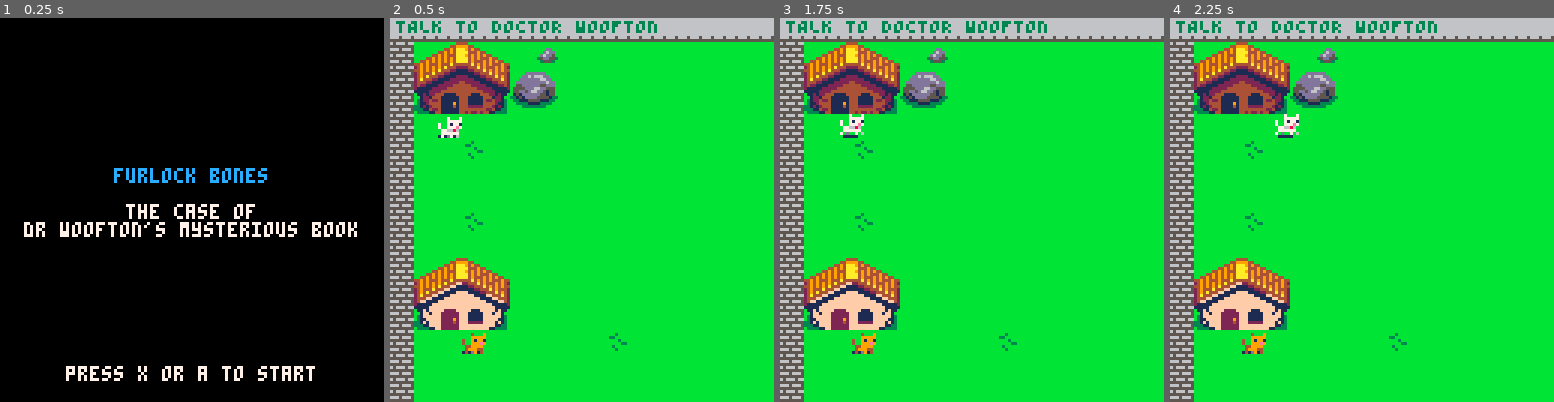
Above: before the commit, frames 1-4 (left to right).
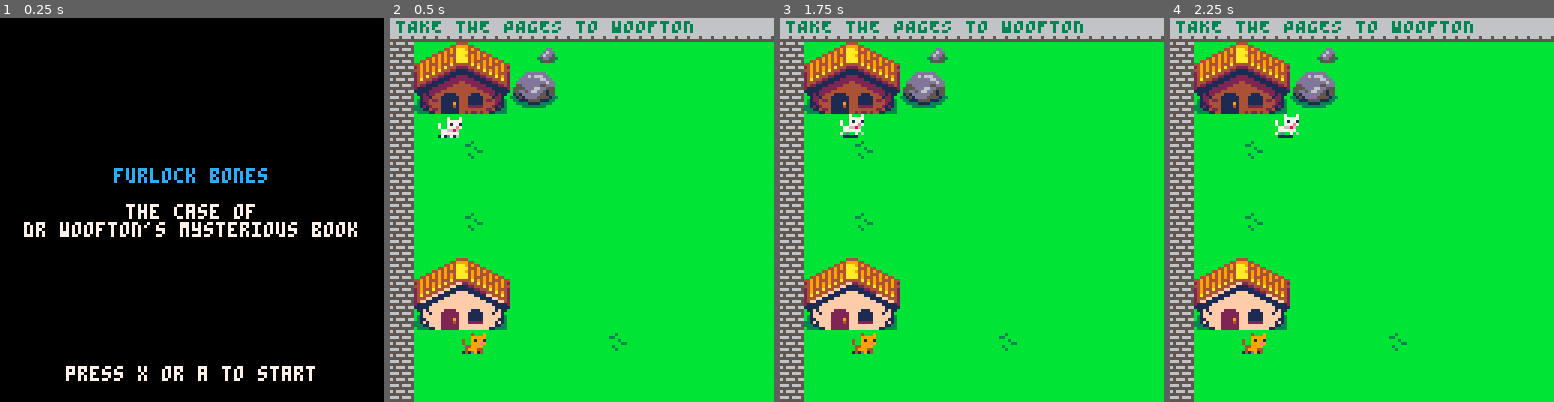
Above: after the commit, the same moments.

Repository: Mackeriah/FurlockBones-game
Game: PICO-8 cartridge furlock bones.p8
Same seed, same stepped clock (60 frames per second), same inputs: the game is played once before the commit and once after it.
Inputs:
- Up to frame 1 (0.25 s): no input
- Up to frame 2 (0.5 s): tap X (X key) at 0.33 s
- Up to frame 3 (1.75 s): tap O (Z key) at 0.7, 1.7 s; tap X (X key) at 1.07 s; hold Right from 1.6 s (still down)
- Up to frame 4 (2.25 s): tap X (X key) at 1.85 s; release Right at 2.1 s; tap O (Z key) at 2.1 s; hold Up from 2.15 s (still down)

Frame 1 is identical in both runs. In frame 2, 0.7% of the frame differs, in the area x 7-79%, y 0-4%; in frame 3, 0.7%; in frame 4, 0.7%.

Commit message:
pages can be given to woofton
#gameloop

Diff:
--- a/furlock bones.p8
+++ b/furlock bones.p8
@@ -32,7 +32,7 @@
 	init_objective()
 	lost_animals()
 	shakeAmount = 0
-	--objective.current = "TALK TO WISE OLD OWL"	-- TESTING ONLY
+	objective.current = "TAKE THE PAGES TO WOOFTON"	-- TESTING ONLY
 	--owlBookState = "going upstairs"
 	leaves = {} -- used to store leaves, obvs
 	pages = {}
@@ -177,24 +177,50 @@
 
 		-- DR WOOFTON
 		if conversation.character == "woofton" then
-			if conversation_state == "level1" then
-				new_conversation({"ruff! morning furlock!"})
-				if (btnp(❎)) then conversation_state = "woofton2" end
-
-			elseif conversation_state == "woofton2" then
-				new_conversation({"i've decided to write","a book. the main character","will be a fox."})
-				if (btnp(❎)) then conversation_state = "woofton3" end
-
-			elseif conversation_state == "woofton3" then
-				new_conversation({"but the thing is, i hardly","know anything about them!"})
-				if (btnp(❎)) then conversation_state = "woofton4" end
-
-			elseif conversation_state == "woofton4" then
-				new_conversation({"can you ask wise old owl","if he has a book","about them i could borrow?"})
-				owlGrumpy = false
-				if (btnp(❎)) then
-					conversation_state = "none"
-					objective.current = "TALK TO WISE OLD OWL"
+
+			if objective.current != "TAKE THE PAGES TO WOOFTON" then
+
+				if conversation_state == "level1" then
+					new_conversation({"ruff! morning furlock!"})
+					if (btnp(❎)) then conversation_state = "woofton2" end
+
+				elseif conversation_state == "woofton2" then
+					new_conversation({"i've decided to write","a book. the main character","will be a fox."})
+					if (btnp(❎)) then conversation_state = "woofton3" end
+
+				elseif conversation_state == "woofton3" then
+					new_conversation({"but the thing is, i hardly","know anything about them!"})
+					if (btnp(❎)) then conversation_state = "woofton4" end
+
+				elseif conversation_state == "woofton4" then
+					new_conversation({"can you ask wise old owl","if he has a book","about them i could borrow?"})
+					owlGrumpy = false
+					if (btnp(❎)) then
+						conversation_state = "none"
+						objective.current = "TALK TO WISE OLD OWL"
+					end
+				end
+			else
+				if conversation_state == "level1" then
+					new_conversation({"yip yip! hello furlock!"})
+					if (btnp(❎)) then conversation_state = "pages2" end
+
+				elseif conversation_state == "pages2" then
+					new_conversation({"you have the book!","well, pages from the book."})
+					if (btnp(❎)) then conversation_state = "pages3" end
+
+				elseif conversation_state == "pages3" then
+					new_conversation({"well pieces of pages!","i wonder if owl normally","rips his books up..."})
+					if (btnp(❎)) then conversation_state = "pages4" end
+
+				elseif conversation_state == "pages4" then
+					new_conversation({"anyway, this is perfect.","thank you so much furlock!"})
+					if (btnp(❎)) then conversation_state = "pages5" end
+
+				elseif conversation_state == "pages5" then
+					new_conversation({"oh and by the way", "i have another favour to ask","when you have time."})
+					if (btnp(❎)) then conversation_state = "none" end
+
 				end
 			end
 		end
